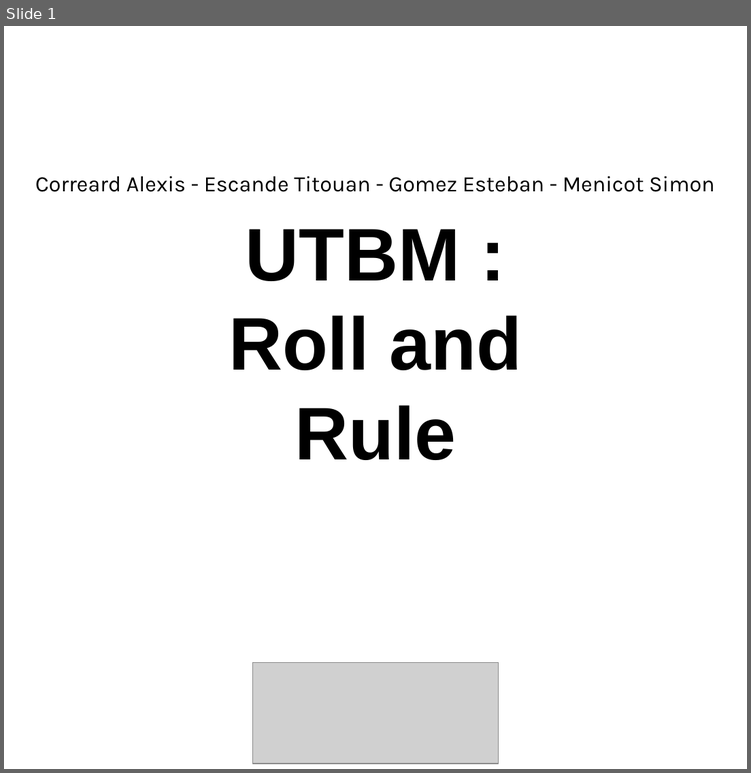
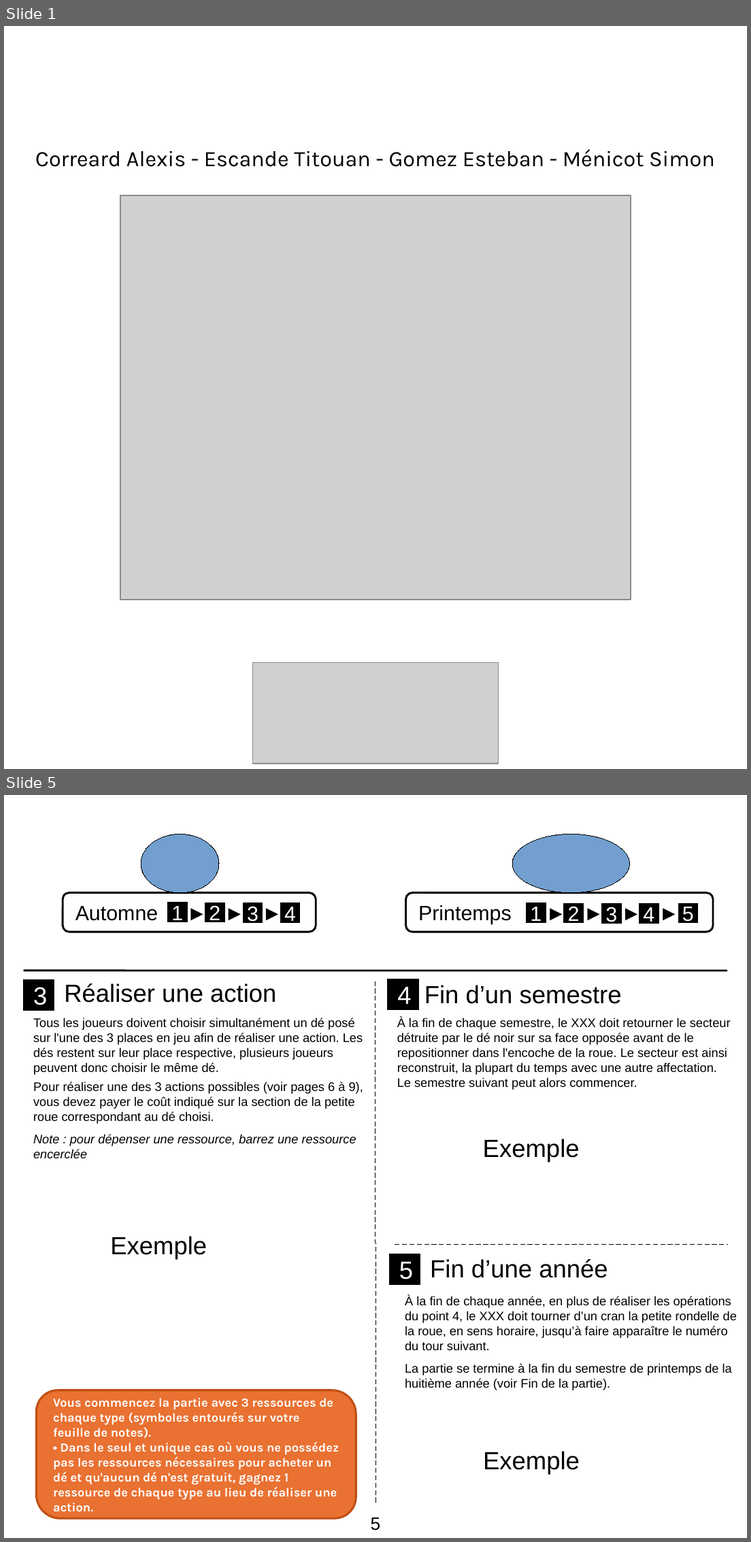
Before and after one commit to SimonMenicot/ProjetAP4B, a slide deck: Règles/UTBM - Roll and Rule.pptx. Shown one above the other, each under a label of ours: slide 1 before the commit, slides 1 and 5 after it; the slides between them are not shown. The pictures are 751x773 and 751x1542 pixels, drawn with LibreOffice and Linux fonts; fonts in the diff are those of the drawing; grey boxes stand for pictures; background and template pictures are left out. Boxes give left, top, right and bottom in pixels: in the first picture for what was removed or moved away, otherwise in the second. Text is boxed around its words. In the diff, an @@ line names an element or a change of style, - is before the commit and + after.

```diff
--- a/Règles/UTBM - Roll and Rule.pptx
+++ b/Règles/UTBM - Roll and Rule.pptx
@@ slide 5 added at [4,795,747,1538], background picture (left out) @@
@@ ellipse added at [141,834,220,892], fill #729FCF, outline #000000 0 pt @@
@@ ellipse added at [512,834,630,892], fill #729FCF, outline #000000 0 pt @@
@@ rounded rectangle added at [62,892,315,931], outline #000000 1.42 pt, 15 pt, text #000000 @@
+Automne ► ► ►
@@ rounded rectangle added at [406,892,713,931], outline #000000 1.42 pt, 15 pt, text #000000 @@
+Printemps ► ► ► ►
@@ rectangle added at [168,902,188,922], fill #000000, outline #000000 0 pt, 15 pt, text #FFFFFF @@
+1
@@ rectangle added at [205,902,224,922], fill #000000, outline #000000 0 pt, 15 pt, text #FFFFFF @@
+2
@@ rectangle added at [243,903,263,923], fill #000000, outline #000000 0 pt, 15 pt, text #FFFFFF @@
+3
@@ rectangle added at [280,903,300,923], fill #000000, outline #000000 0 pt, 15 pt, text #FFFFFF @@
+4
@@ rectangle added at [526,903,546,923], fill #000000, outline #000000 0 pt, 15 pt, text #FFFFFF @@
+1
@@ rectangle added at [564,903,584,923], fill #000000, outline #000000 0 pt, 15 pt, text #FFFFFF @@
+2
@@ rectangle added at [602,904,621,924], fill #000000, outline #000000 0 pt, 15 pt, text #FFFFFF @@
+3
@@ rectangle added at [638,904,658,924], fill #000000, outline #000000 0 pt, 15 pt, text #FFFFFF @@
+4
@@ rectangle added at [678,903,698,923], fill #000000, outline #000000 0 pt, 15 pt, text #FFFFFF @@
+5
@@ line added from (24, 970) to (727, 970), #000000 1.42 pt @@
@@ rectangle added at [24,980,54,1011], fill #000000, outline #000000 0 pt, 18 pt, text #FFFFFF @@
+3
@@ text added at [64,983,276,1002], 18 pt, text #000000 @@
+Réaliser une action
@@ line added from (375, 981) to (375, 1502), #000000 0 pt dashed @@
@@ rectangle added at [388,980,418,1011], fill #000000, outline #000000 0 pt, 18 pt, text #FFFFFF @@
+4
@@ text added at [424,985,621,1004], 18 pt, text #000000 @@
+Fin d’un semestre
@@ text added at [33,1017,363,1158], 9 pt, text #000000 @@
+Tous les joueurs doivent choisir simultanément un dé posé
+sur l'une des 3 places en jeu afin de réaliser une action. Les dés restent sur leur place respective, plusieurs joueurs peuvent donc choisir le même dé.
+Pour réaliser une des 3 actions possibles (voir pages 6 à 9), vous devez payer le coût indiqué sur la section de la petite roue correspondant au dé choisi.
+Note : pour dépenser une ressource, barrez une ressource encerclée
@@ text added at [397,1017,730,1089], 9 pt, text #000000 @@
+À la fin de chaque semestre, le XXX doit retourner le secteur détruite par le dé noir sur sa face opposée avant de le repositionner dans l'encoche de la roue. Le secteur est ainsi reconstruit, la plupart du temps avec une autre affectation.
+Le semestre suivant peut alors commencer.
@@ text added at [483,1138,579,1162], 18 pt, text #000000 @@
+Exemple
@@ text added at [110,1236,207,1259], 18 pt, text #000000 @@
+Exemple
@@ rectangle added at [389,1253,420,1285], fill #000000, outline #000000 0 pt, 18 pt, text #FFFFFF @@
+5
@@ line added from (395, 1244) to (727, 1244), #000000 0 pt dashed @@
@@ text added at [430,1259,607,1278], 18 pt, text #000000 @@
+Fin d’une année
@@ text added at [405,1295,736,1390], 9 pt, text #000000 @@
+À la fin de chaque année, en plus de réaliser les opérations du point 4, le XXX doit tourner d’un cran la petite rondelle de la roue, en sens horaire, jusqu’à faire apparaître le numéro du tour suivant.
+La partie se termine à la fin du semestre de printemps de la huitième année (voir Fin de la partie).
@@ round diag rect added at [37,1389,356,1518], fill #E97132, outline #C04F15 1.5 pt, 9 pt, text #FFFFFF, bold @@
+Vous commencez la partie avec 3 ressources de chaque type (symboles entourés sur votre feuille de notes).
+• Dans le seul et unique cas où vous ne possédez pas les ressources nécessaires pour acheter un dé et qu'aucun dé n'est gratuit, gagnez 1 ressource de chaque type au lieu de réaliser une action.
@@ text added at [483,1451,579,1474], 18 pt, text #000000 @@
+Exemple
@@ text added at [371,1517,381,1530], 13 pt, text #000000 @@
+5
@@ slide 1 changed as well @@
@@ text at [35,149,715,167]: text changed @@
-Correard Alexis - Escande Titouan - Gomez Esteban - Menicot Simon
+Correard Alexis - Escande Titouan - Gomez Esteban - Ménicot Simon
@@ picture added at [120,196,630,600] @@
@@ text removed at [228,229,521,460] @@
-UTBM :
-Roll and Rule
```
Also in this commit, not shown: 9 other slides changed, 1 slide removed.
